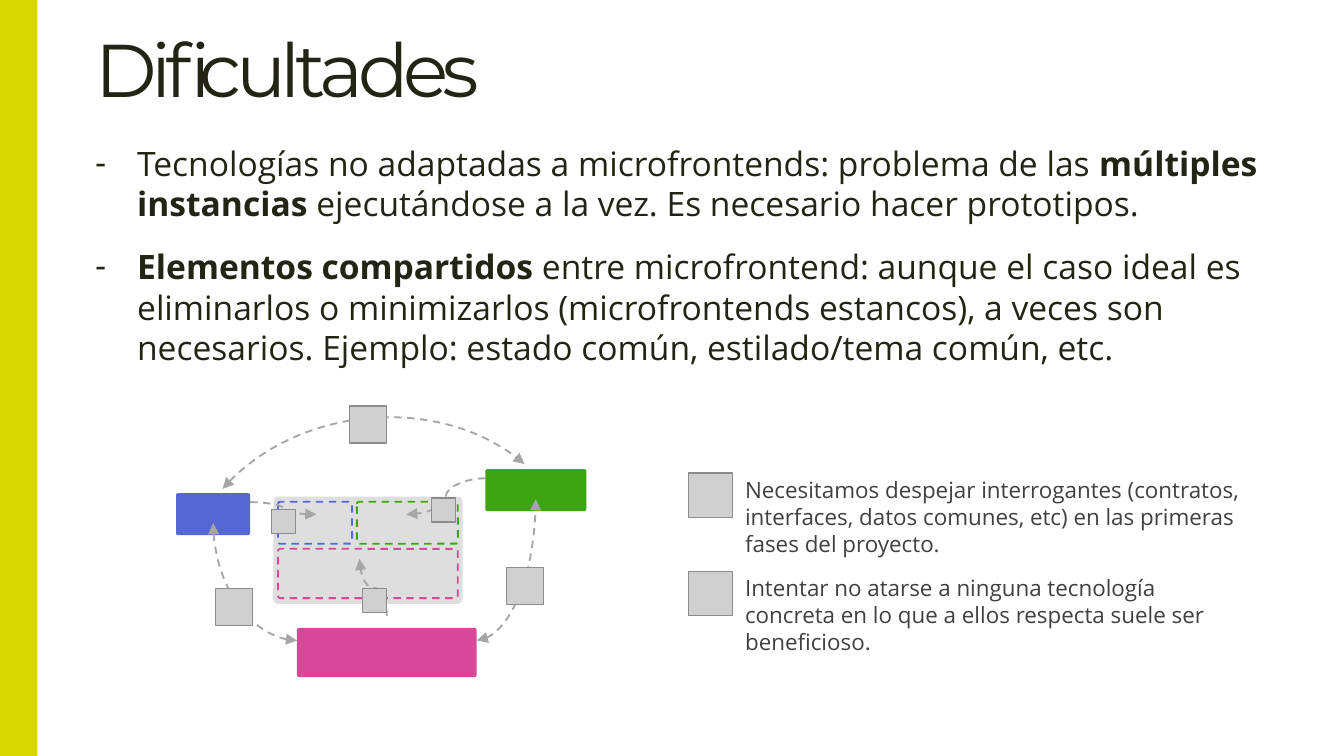
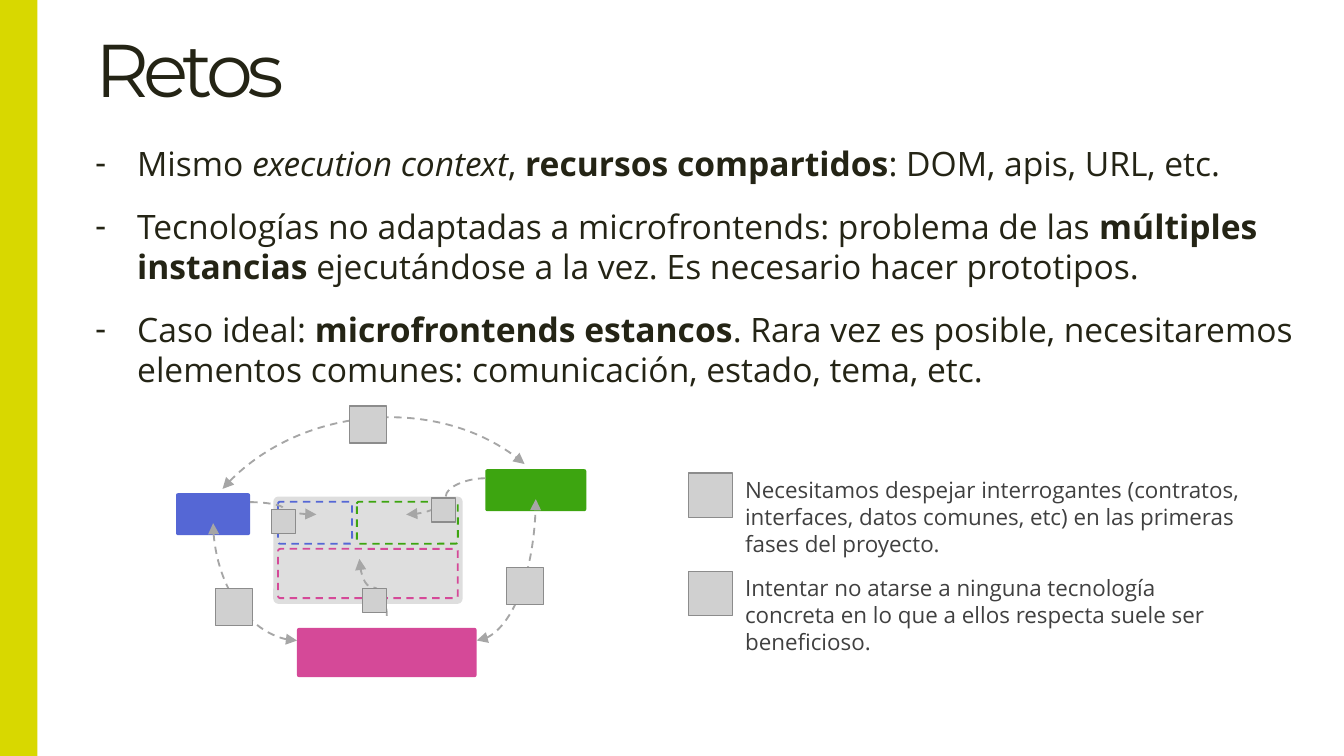
Before and after one commit to Lemoncode/master-frontend-lemoncode, a slide deck: slide 9 of 04-frameworks/16-microfrontends/00-teoría/00-introducción-a-microfrontends.pptx (slide 15 before the commit). Drawn at 1344x756 pixels with LibreOffice and Linux fonts; fonts in the diff are those of the drawing; grey boxes stand for pictures. Boxes give left, top, right and bottom in pixels: in the first picture for what was removed or moved away, otherwise in the second. Text is boxed around its words. In the diff, an @@ line names an element or a change of style, - is before the commit and + after.

```diff
--- a/04-frameworks/16-microfrontends/00-teoría/00-introducción-a-microfrontends.pptx
+++ b/04-frameworks/16-microfrontends/00-teoría/00-introducción-a-microfrontends.pptx
@@ title at (95, 44, 284, 98): text changed @@
-Dificultades
+Retos
@@ text at (137, 150, 1220, 184): paragraph added @@
+– Mismo execution context, recursos compartidos: DOM, apis, URL, etc.
@@ text at (137, 316, 1293, 387): text changed @@
-– Elementos compartidos entre microfrontend: aunque el caso ideal es eliminarlos o minimizarlos (microfrontends estancos), a veces son necesarios. Ejemplo: estado común, estilado/tema común, etc.
+– Caso ideal: microfrontends estancos. Rara vez es posible, necesitaremos elementos comunes: comunicación, estado, tema, etc.
```
Also in this commit, not shown: 6 other slides changed, 3 slides added, 6 slides removed.
